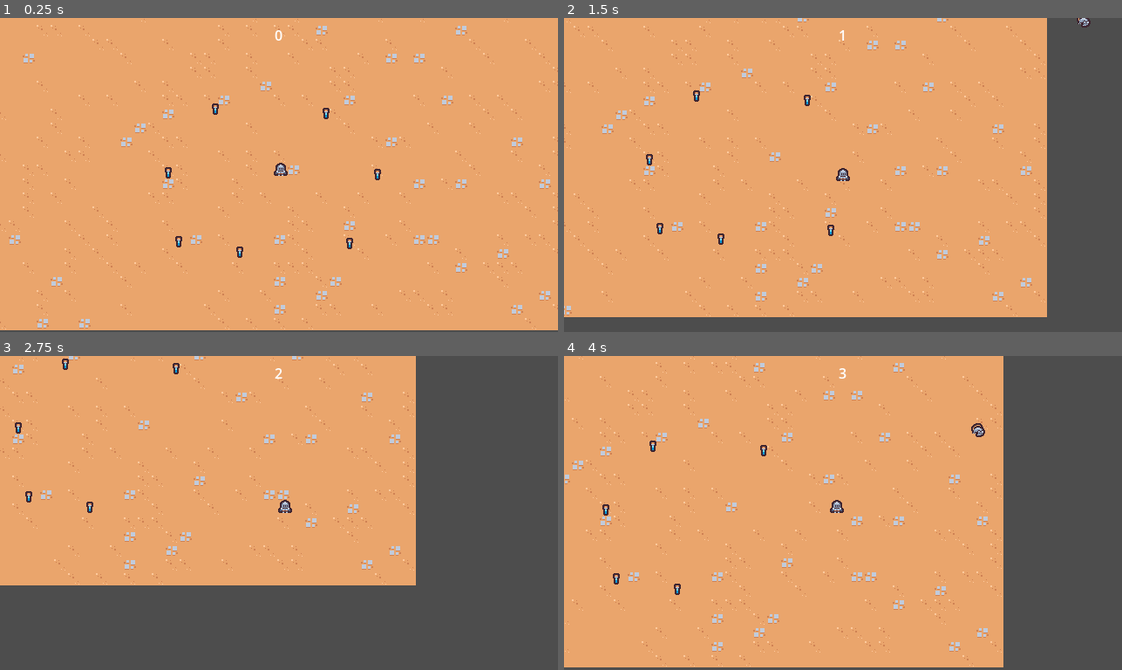
Above: before the commit, frames 1-4 (two rows, left to right).
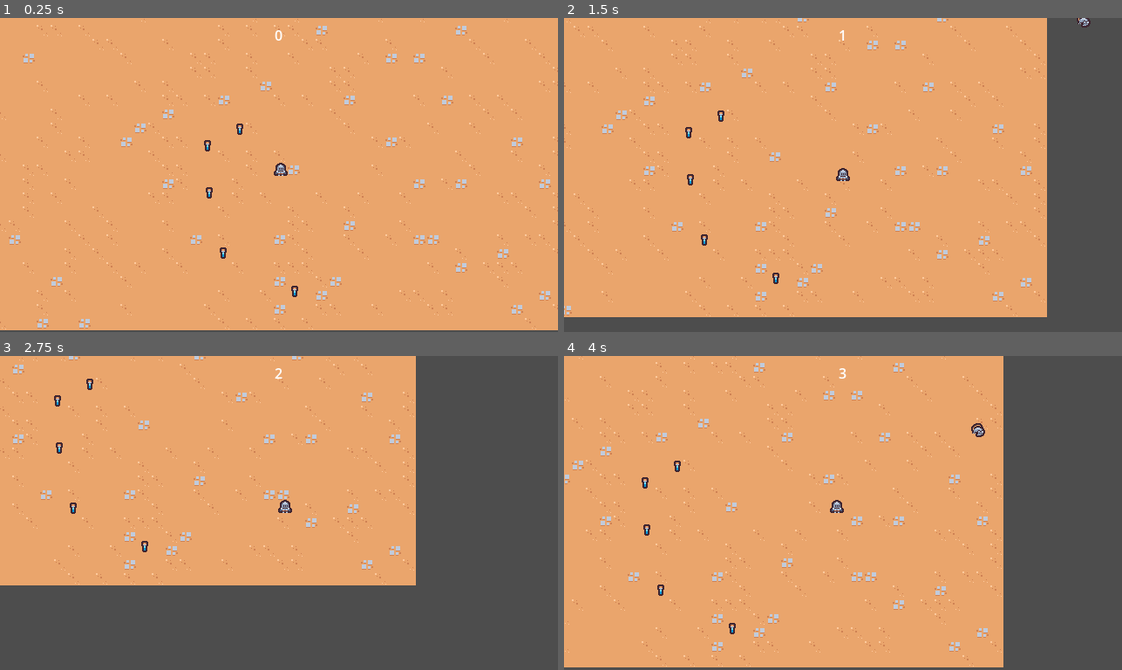
Above: after the commit, the same moments.

Repository: SugarF0x/2D-survivor-course
Game: Godot game, scene res://scenes/main/main.tscn
The game is run twice, just before and just after one commit, with the same random seed, the same clock (stepped at 60 frames per second) and the same inputs.
Inputs:
- Up to frame 1 (0.25 s): no input
- Up to frame 2 (1.5 s): hold D (move_right) 0.53-1.28 s; hold S (move_down) from 1.28 s (still down)
- Up to frame 3 (2.75 s): release S (move_down) at 2.03 s; hold D (move_right) from 2.03 s (still down)
- Up to frame 4 (4 s): release D (move_right) at 2.78 s; hold W (move_up) 2.78-3.53 s; hold A (move_left) from 3.53 s (still down)

The runs differ from the first frame. In frame 1, 0.4% of the frame differs, in the area x 29-69%, y 27-89%; in frame 2, 0.4%; in frame 3, 0.4%; in frame 4, 0.4%.

Commit message:
add signal based experience tracking

Diff:
--- a/project.godot
+++ b/project.godot
@@ -14,6 +14,10 @@
 run/main_scene="res://scenes/main/main.tscn"
 config/features=PackedStringArray("4.0", "Forward Plus")
 config/icon="res://icon.svg"
+
+[autoload]
+
+GameEvents="*res://scenes/autoload/game_events.tscn"
 
 [debug]
 
--- /dev/null
+++ b/scenes/autoload/game_events.gd
@@ -0,0 +1,7 @@
+extends Node
+
+signal experience_vial_collected(number: float)
+
+
+func emit_experience_vial_collected(number: float):
+	experience_vial_collected.emit(number)
--- /dev/null
+++ b/scenes/autoload/game_events.tscn
@@ -0,0 +1,6 @@
+[gd_scene load_steps=2 format=3 uid="uid://oumdw5bui42k"]
+
+[ext_resource type="Script" path="res://scenes/autoload/game_events.gd" id="1_tghup"]
+
+[node name="GameEvents" type="Node"]
+script = ExtResource("1_tghup")
--- a/scenes/game_object/experience_vial/experience_vial.gd
+++ b/scenes/game_object/experience_vial/experience_vial.gd
@@ -5,4 +5,5 @@
 	$Area2D.area_entered.connect(on_area_entered)
 
 func on_area_entered(other_area: Area2D):
+	GameEvents.emit_experience_vial_collected(1)
 	queue_free()
--- a/scenes/main/main.tscn
+++ b/scenes/main/main.tscn
@@ -1,10 +1,11 @@
-[gd_scene load_steps=8 format=3 uid="uid://bba0iyvsxsqtu"]
+[gd_scene load_steps=9 format=3 uid="uid://bba0iyvsxsqtu"]
 
 [ext_resource type="TileSet" uid="uid://mggajm5jt6xg" path="res://resources/tileset.tres" id="1_1ne6t"]
 [ext_resource type="PackedScene" uid="uid://dctuvs2iige5u" path="res://scenes/game_object/player/player.tscn" id="1_28pwl"]
 [ext_resource type="PackedScene" path="res://scenes/game_object/game_camera/game_camera.tscn" id="1_cptub"]
 [ext_resource type="PackedScene" uid="uid://hnnwtcy15t0i" path="res://scenes/ui/arena_time_ui.tscn" id="1_hbyow"]
 [ext_resource type="PackedScene" uid="uid://ddh3ltalua20e" path="res://scenes/manager/arena_time_manager.tscn" id="2_xtjgs"]
+[ext_resource type="PackedScene" uid="uid://kynofee1jb84" path="res://scenes/manager/experience_manager.tscn" id="3_smvm4"]
 [ext_resource type="PackedScene" path="res://scenes/manager/enemy_manager.tscn" id="4_7an0q"]
 [ext_resource type="PackedScene" uid="uid://6jv7rvt0fqa5" path="res://scenes/game_object/experience_vial/experience_vial.tscn" id="7_hjfse"]
 
@@ -14,6 +15,8 @@
 arean_time_manager = NodePath("../ArenaTimeManager")
 
 [node name="ArenaTimeManager" parent="." instance=ExtResource("2_xtjgs")]
+
+[node name="ExperienceManager" parent="." instance=ExtResource("3_smvm4")]
 
 [node name="GameCamera" parent="." instance=ExtResource("1_cptub")]
 
@@ -28,22 +31,16 @@
 [node name="EnemyManager" parent="." instance=ExtResource("4_7an0q")]
 
 [node name="ExperienceVial" parent="." instance=ExtResource("7_hjfse")]
-position = Vector2(200, 187)
+position = Vector2(245, 156)
 
 [node name="ExperienceVial2" parent="." instance=ExtResource("7_hjfse")]
-position = Vector2(254, 114)
+position = Vector2(282, 137)
 
 [node name="ExperienceVial3" parent="." instance=ExtResource("7_hjfse")]
-position = Vector2(381, 119)
+position = Vector2(247, 210)
 
 [node name="ExperienceVial4" parent="." instance=ExtResource("7_hjfse")]
-position = Vector2(440, 189)
+position = Vector2(263, 279)
 
 [node name="ExperienceVial5" parent="." instance=ExtResource("7_hjfse")]
-position = Vector2(408, 268)
-
-[node name="ExperienceVial6" parent="." instance=ExtResource("7_hjfse")]
-position = Vector2(282, 278)
-
-[node name="ExperienceVial7" parent="." instance=ExtResource("7_hjfse")]
-position = Vector2(212, 266)
+position = Vector2(345, 323)
--- /dev/null
+++ b/scenes/manager/experience_manager.gd
@@ -0,0 +1,12 @@
+extends Node
+
+var current_experience = 0
+
+
+func _ready():
+	GameEvents.experience_vial_collected.connect(increase_experience)
+
+
+func increase_experience(val: float):
+	current_experience += val
+	print(current_experience)
--- /dev/null
+++ b/scenes/manager/experience_manager.tscn
@@ -0,0 +1,6 @@
+[gd_scene load_steps=2 format=3 uid="uid://kynofee1jb84"]
+
+[ext_resource type="Script" path="res://scenes/manager/experience_manager.gd" id="1_osr4y"]
+
+[node name="ExperienceManager" type="Node"]
+script = ExtResource("1_osr4y")
